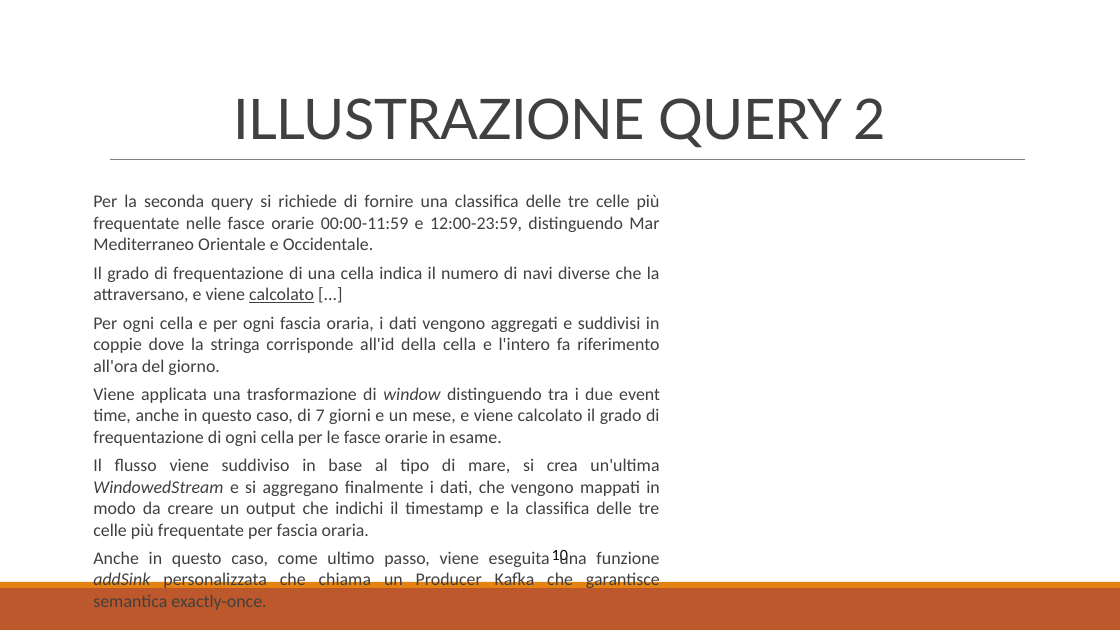
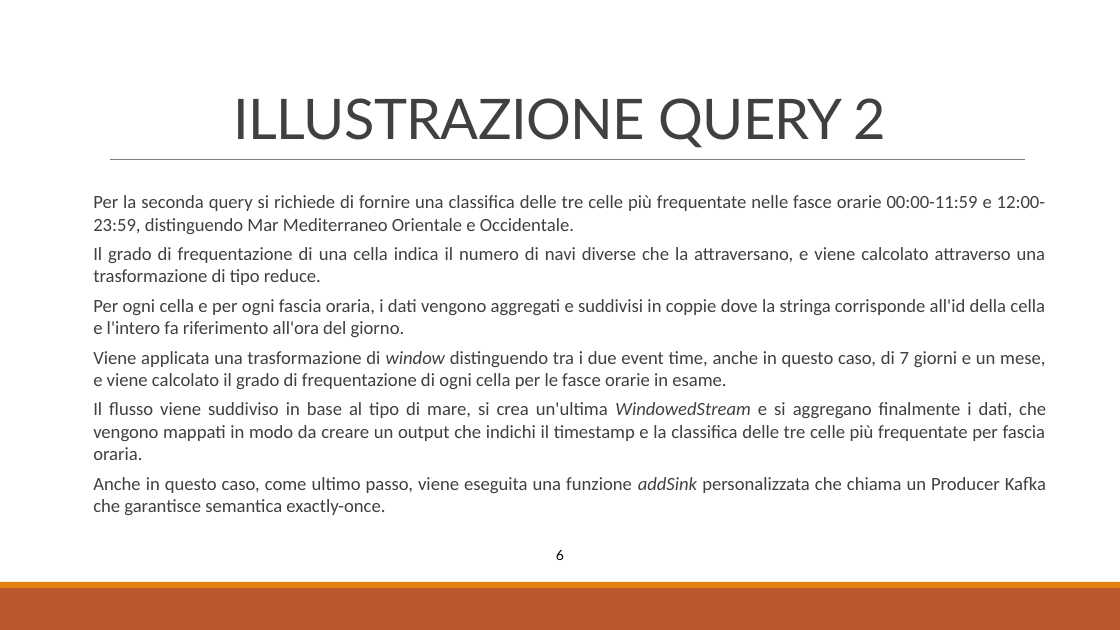
Before and after one commit to tizianotaglienti/sabd2021-project2, a slide deck: slide 8 of PROGETTO SABD 2.pptx. Drawn at 1120x630 pixels with LibreOffice and Linux fonts; fonts in the diff are those of the drawing. Boxes give left, top, right and bottom in pixels: in the first picture for what was removed or moved away, otherwise in the second. Text is boxed around its words. In the diff, an @@ line names an element or a change of style, - is before the commit and + after.

```diff
--- a/PROGETTO SABD 2.pptx
+++ b/PROGETTO SABD 2.pptx
@@ text at [93,195,1046,515]: size 15.3 to 16 pt in "Per la seconda query si richiede di ...", "Per ogni cella e per ogni fascia ...", "Viene applicata una trasformazione di window distinguendo ...", "Il flusso viene suddiviso in base al ..." and 1 more places @@
@@ text at [93,247,1045,285]: text changed; size 15.3 to 16 pt @@
-Il grado di frequentazione di una cella indica il numero di navi diverse che la attraversano, e viene calcolato [...]
+Il grado di frequentazione di una cella indica il numero di navi diverse che la attraversano, e viene calcolato attraverso una trasformazione di tipo reduce.
@@ text at [556,550,564,560]: text changed @@
-10
+6
```
Also in this commit, not shown: 7 other slides changed.
